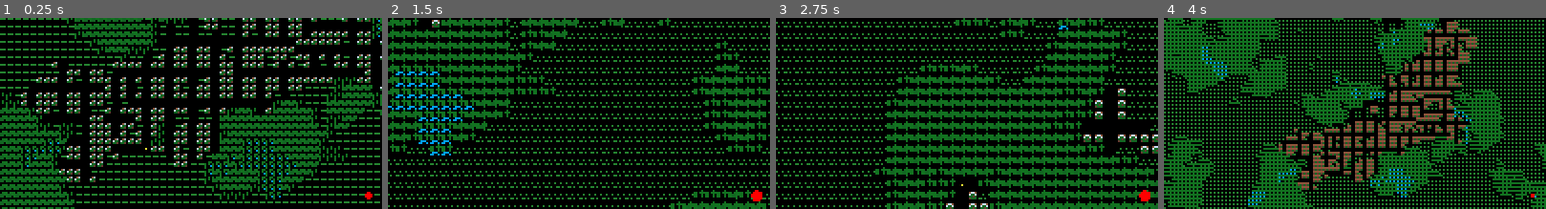
Above: before the commit, frames 1-4 (left to right).
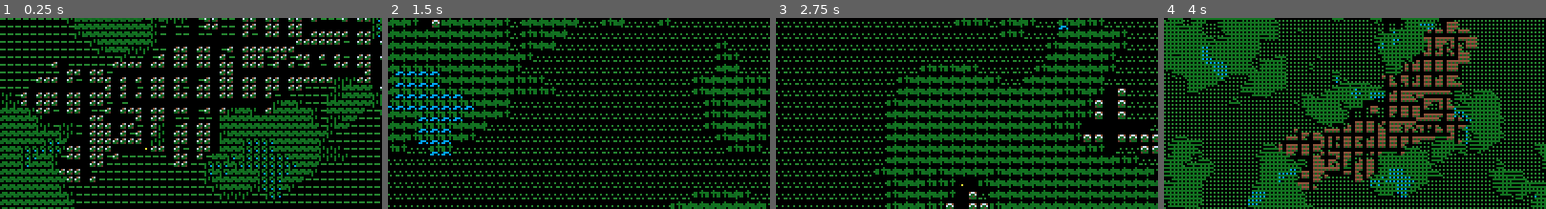
Above: after the commit, the same moments.

Repository: AliveGh0st/overmapchunkdemo
Game: Godot game, scene res://overmap_system.tscn
Two runs of this game, one before a commit and one after it. Both use one fixed random seed, a clock stepped at 60 frames per second and the inputs below.
Inputs (mouse positions are % of the whole screen's width and height, from its top left):
- Up to frame 1 (0.25 s): no input
- Up to frame 2 (1.5 s): tap Enter at 0.5 s; move the mouse to (72, 45) at 0.52 s; hold Right (ui_right) 0.53-1.28 s; hold Z 0.53-1.28 s; click (72, 45) at 0.67 s; move the mouse to (30, 55) at 1.27 s; hold Down (ui_down) from 1.28 s (still down); tap Tab at 1.35 s
- Up to frame 3 (2.75 s): move the mouse to (60, 28) at 2.02 s; release Down (ui_down) at 2.03 s; hold Right (ui_right) from 2.03 s (still down); tap I at 2.1 s
- Up to frame 4 (4 s): move the mouse to (45, 70) at 2.77 s; release Right (ui_right) at 2.78 s; hold Up (ui_up) 2.78-3.53 s; tap Z at 2.85 s; click (45, 70) at 2.92 s; move the mouse to (80, 65) at 3.52 s; hold Left (ui_left) from 3.53 s (still down); tap Tab at 3.6 s
The pictures show only the part of the screen within x 2-52%, y 4-54%; the shares and areas given below are measured in that part.

The runs differ from the first frame. In frame 1, less than 0.1% of the frame differs, in the area x 95-98%, y 91-95%; in frame 2, 0.1%, in the area x 95-98%, y 90-96%; in frame 3, 0.1%; in frame 4, less than 0.1%.

Commit message:
refactor: 移除冗余的玩家TileSet创建逻辑，统一使用外部TileSet

Diff:
--- a/config_manager.gd
+++ b/config_manager.gd
@@ -104,19 +104,15 @@
 		return "未知线性地形"
 
 # ============================================================================
-# 颜色方案配置（仅用于玩家标记）
-# ============================================================================
-class ColorConfig:
-	## 玩家标记颜色配置
-	const PLAYER_COLOR: Color = Color.RED
-
-# ============================================================================
 # 玩家配置
 # ============================================================================
 class PlayerConfig:
 	## 玩家控制和显示配置
 	const MOVEMENT_SPEED: float = 320.0  ## 移动速度（像素/秒）
 	const GRID_ALIGNED: bool = true  ## 是否启用格子对齐
+
+	## 玩家标记瓦片配置
+	const PLAYER_ATLAS_COORDS: Vector2i = Vector2i(0, 7)  ## 玩家标记在TileSet中的图集坐标
 
 # ============================================================================
 # 摄像机配置
@@ -274,7 +270,6 @@
 ## 配置分类实例
 var render: RenderConfig = RenderConfig.new()
 var terrain: TerrainConfig = TerrainConfig.new()
-var colors: ColorConfig = ColorConfig.new()
 var player: PlayerConfig = PlayerConfig.new()
 var camera: CameraConfig = CameraConfig.new()
 var river: RiverConfig = RiverConfig.new()
@@ -384,9 +379,6 @@
 func get_chunk_size() -> int:
 	return RenderConfig.CHUNK_SIZE
 
-func get_player_color() -> Color:
-	return ColorConfig.PLAYER_COLOR
-
 ## 获取地形类型对应的瓦片坐标
 func get_atlas_coords_for_terrain(terrain_type: int) -> Vector2i:
 	return TerrainConfig.TERRAIN_TO_ATLAS_COORDS.get(terrain_type, Vector2i(-1, -1))
--- a/overmap_renderer.gd
+++ b/overmap_renderer.gd
@@ -225,16 +225,15 @@
 	tile_set_resource = load_external_terrain_tileset()
 	tile_map_layer.tile_set = tile_set_resource
 
-	# 为玩家图层设置程序生成的 TileSet
-	var player_tileset: TileSet = create_player_tileset()
-	player_tile_map_layer.tile_set = player_tileset
+	# 为玩家图层也使用相同的外部 TileSet
+	player_tile_map_layer.tile_set = tile_set_resource
 
 	# 设置初始纹理过滤模式
 	update_texture_filtering_for_zoom()
 
 	print("TileMapLayers created with tile_size: ", tile_set_resource.tile_size)
 	print("Using external terrain tileset from: ", Config.RenderConfig.TERRAIN_TILESET_PATH)
-	print("Using procedural player tileset")
+	print("Using external tileset for player layer as well")
 	print("Terrain layer position: ", tile_map_layer.position)
 	print("Player layer position: ", player_tile_map_layer.position)
 
@@ -262,56 +261,6 @@
 	var emergency_tileset = TileSet.new()
 	emergency_tileset.tile_size = Vector2i(Config.RenderConfig.TILE_SIZE, Config.RenderConfig.TILE_SIZE)
 	return emergency_tileset
-
-func create_player_tileset() -> TileSet:
-	"""
-	创建专用的玩家TileSet资源
-	只包含玩家标记瓦片，与地形图层分离以便独立控制
-	"""
-	var tileset = TileSet.new()
-	tileset.tile_size = Vector2i(Config.RenderConfig.TILE_SIZE, Config.RenderConfig.TILE_SIZE)
-
-	# 创建TileSetAtlasSource
-	var atlas_source = TileSetAtlasSource.new()
-
-	# 为玩家标记创建纹理
-	var tile_pixel_size = Config.RenderConfig.TILE_SIZE
-	var atlas_image = Image.create(tile_pixel_size, tile_pixel_size, false, Image.FORMAT_RGBA8)
-
-	# 设置玩家标记参数
-	var player_color = Config.ColorConfig.PLAYER_COLOR
-	var center_x = float(tile_pixel_size) / 2.0
-	var center_y = float(tile_pixel_size) / 2.0
-	var radius = float(tile_pixel_size) / 2.0 - 0.5
-
-	# 初始化为透明背景
-	for x in range(tile_pixel_size):
-		for y in range(tile_pixel_size):
-			atlas_image.set_pixel(x, y, Color(0, 0, 0, 0))
-
-	# 绘制红色圆形玩家标记
-	for x_circle in range(tile_pixel_size):
-		for y_circle in range(tile_pixel_size):
-			var dx = float(x_circle) - center_x
-			var dy = float(y_circle) - center_y
-			var distance = sqrt(dx * dx + dy * dy)
-
-			if distance <= radius:
-				atlas_image.set_pixel(x_circle, y_circle, player_color)
-
-	# 设置纹理到atlas_source
-	var atlas_texture = ImageTexture.new()
-	atlas_texture.set_image(atlas_image)
-	atlas_source.texture = atlas_texture
-	atlas_source.texture_region_size = Vector2i(tile_pixel_size, tile_pixel_size)
-
-	# 添加玩家标记瓦片（索引为0）
-	var atlas_coords = Vector2i(0, 0)
-	atlas_source.create_tile(atlas_coords)
-	var _tile_data = atlas_source.get_tile_data(atlas_coords, 0)
-
-	tileset.add_source(atlas_source, 0)
-	return tileset
 
 # ============================================================================
 # 动态纹理过滤系统
@@ -1316,7 +1265,7 @@
 
 	# 如果位置没有变化，确保标记存在
 	if new_player_pos == player_marker_tile_pos:
-		player_tile_map_layer.set_cell(player_marker_tile_pos, 0, Vector2i(0, 0))
+		player_tile_map_layer.set_cell(player_marker_tile_pos, 0, Config.PlayerConfig.PLAYER_ATLAS_COORDS)
 		return
 
 	# 清除旧位置的玩家标记
@@ -1325,7 +1274,7 @@
 
 	# 设置新位置并显示标记
 	player_marker_tile_pos = new_player_pos
-	player_tile_map_layer.set_cell(player_marker_tile_pos, 0, Vector2i(0, 0))
+	player_tile_map_layer.set_cell(player_marker_tile_pos, 0, Config.PlayerConfig.PLAYER_ATLAS_COORDS)
 
 func forest_noise_at(world_pos: Vector2i) -> float:
 	"""
